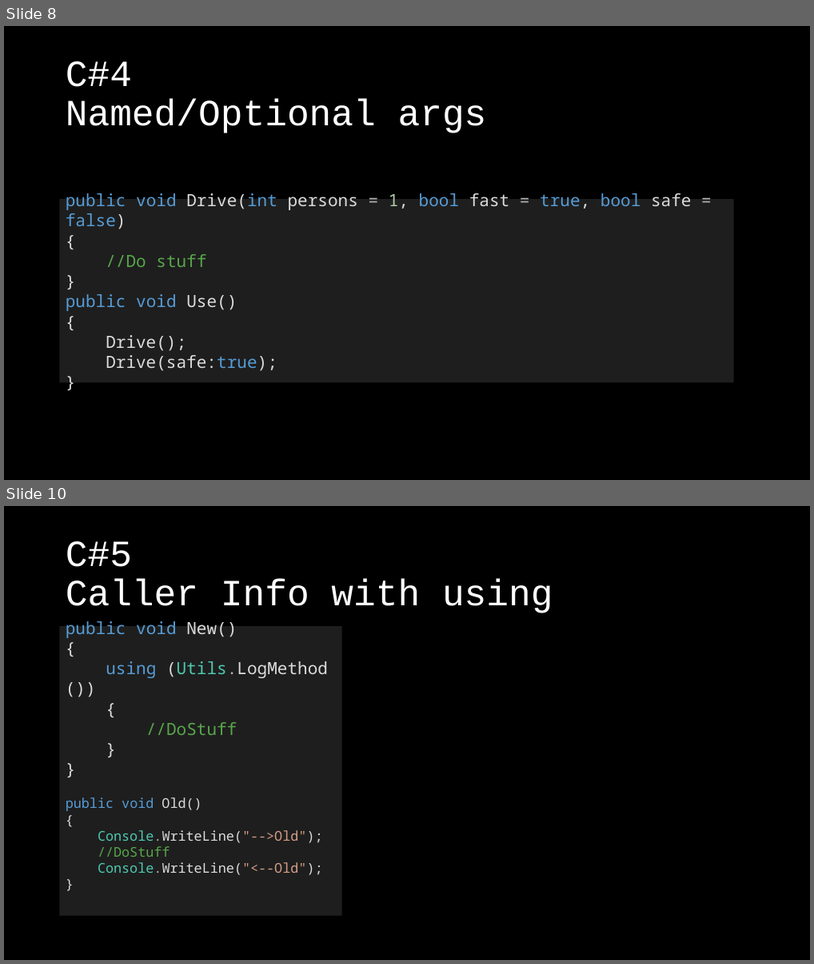
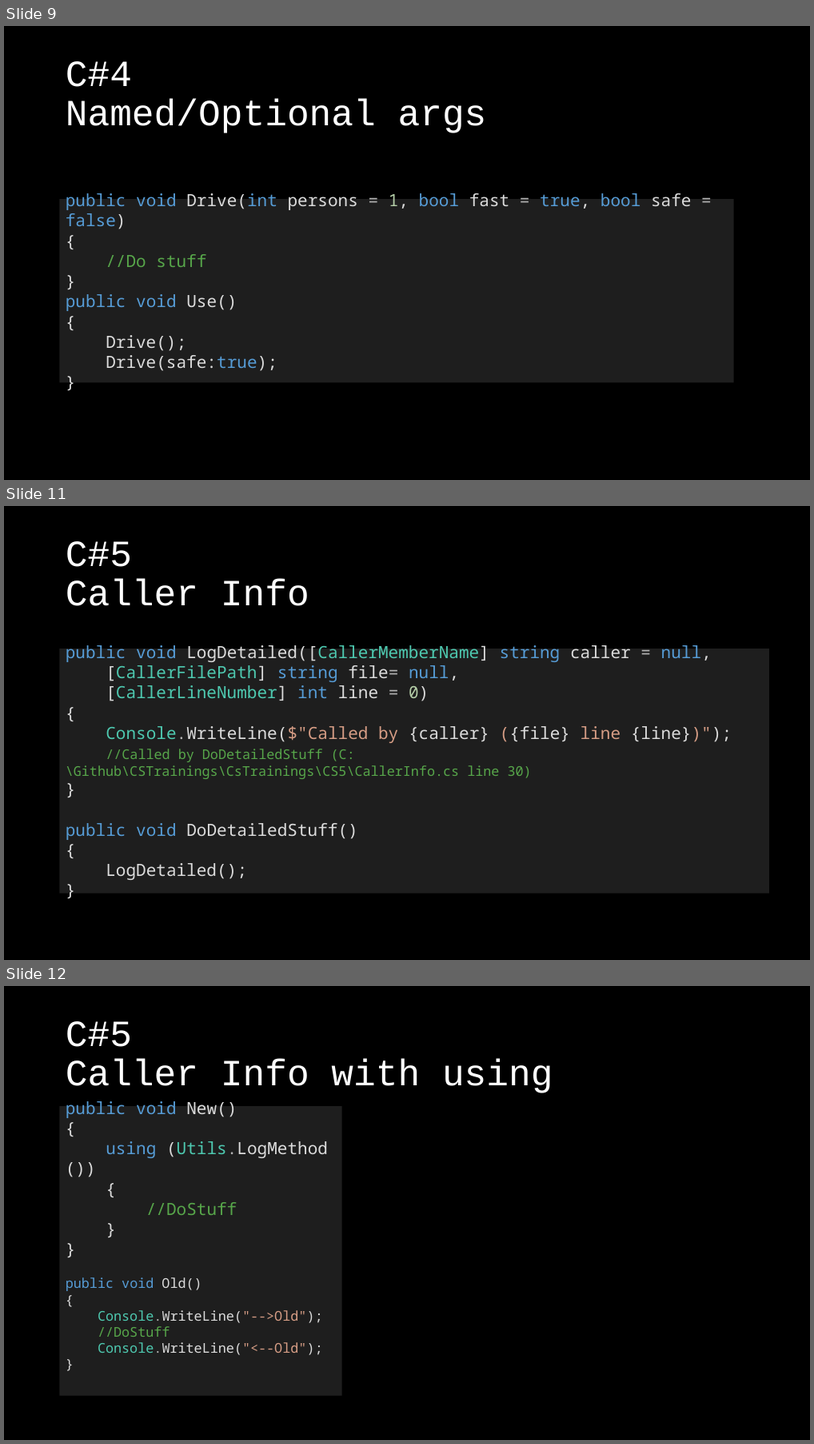
Before and after one commit to KlausLinzner/CSTrainings, a slide deck: WhatsNew.pptx. Shown one above the other, each under a label of ours: slides 8 and 10 before the commit, slides 9, 11 and 12 after it; the slides between them are not shown. The pictures are 814x964 and 814x1444 pixels, drawn with LibreOffice and Linux fonts; fonts in the diff are those of the drawing; background and template pictures are left out. Boxes give left, top, right and bottom in pixels: in the first picture for what was removed or moved away, otherwise in the second. Text is boxed around its words. In the diff, an @@ line names an element or a change of style, - is before the commit and + after.

```diff
--- a/WhatsNew.pptx
+++ b/WhatsNew.pptx
@@ slide 11 added at [4,506,810,960], background picture (left out) @@
@@ title added at [66,541,310,606], 44 pt, text #FFFFFF @@
+C#5
+Caller Info
@@ text added at [60,646,770,896], fill #1E1E1E, 20 pt, text #DCDCDC @@
+public void LogDetailed([CallerMemberName] string caller = null,
+[CallerFilePath] string file= null,
+[CallerLineNumber] int line = 0)
+{
+Console.WriteLine($"Called by {caller} ({file} line {line})");
+//Called by DoDetailedStuff (C:\Github\CSTrainings\CsTrainings\CS5\CallerInfo.cs line 30)
+}
+public void DoDetailedStuff()
+{
+LogDetailed();
+}
@@ what was slide 8 is now slide 9 @@
@@ what was slide 10 is now slide 12 @@
```
Also in this commit, not shown: 4 slides changed, 7 other slides added, 25 other files.
